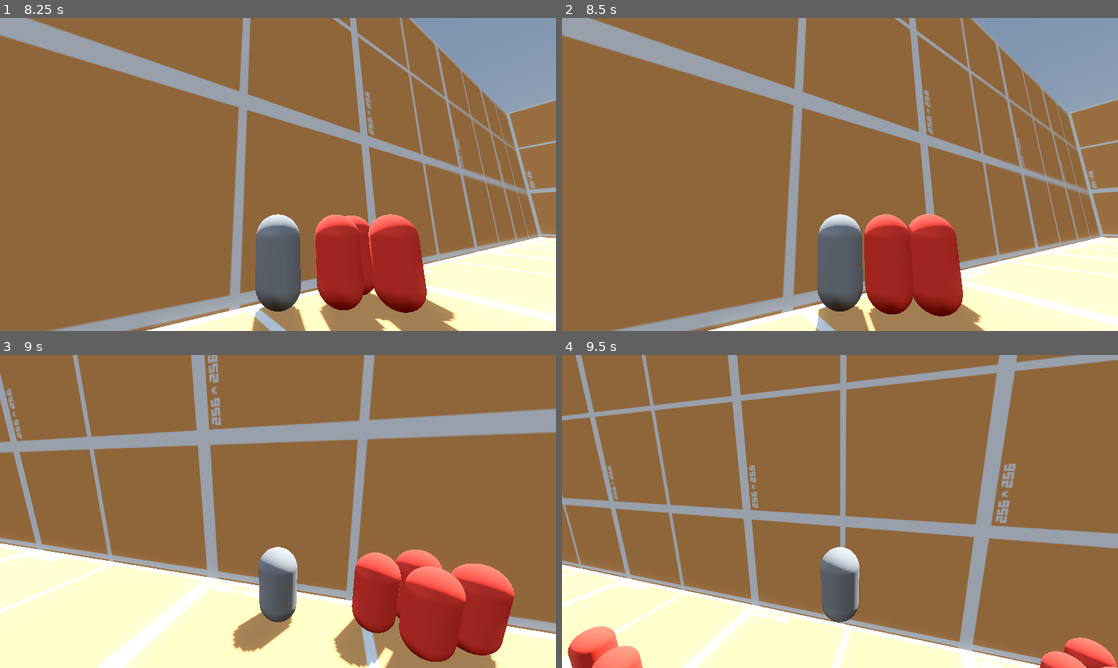
Above: before the commit, frames 1-4 (two rows, left to right).
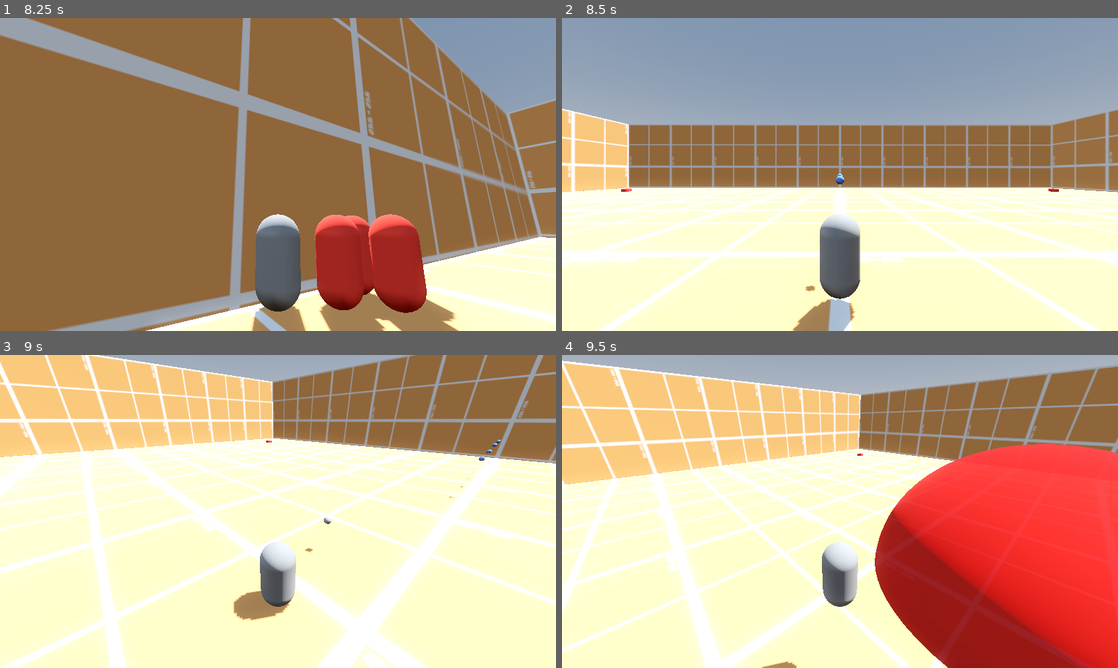
Above: after the commit, the same moments.

Repository: WrongNicholas/godot-game
Game: Godot game, scene res://level.tscn
Two runs of this game, one before a commit and one after it. Both use one fixed random seed, a clock stepped at 60 frames per second and the inputs below.
Inputs (mouse positions are in pixels of both pictures, inside the frame that each line leads up to):
- Up to frame 1 (8.25 s): tap Enter (ui_accept) at 0.5, 0.77, 1.52, 3.02, 3.77, 4.52, 6.02, 6.77, 7.52 s; move the mouse to (305, 174) at 0.52 s; press the mouse at (305, 174) at 0.53 s; hold W (forward) 0.53-5.78 s; move the mouse to (250, 174) at 1.27 s; release the mouse at (250, 174) at 1.28 s; tap G (throw) every 1.5 s from 1.35 to 7.35 s; move the mouse to (289, 168) at 2.02 s; press the mouse at (289, 168) at 2.03 s; move the mouse to (272, 180) at 2.77 s; release the mouse at (272, 180) at 2.78 s; move the mouse to (316, 177) at 3.52 s; press the mouse at (316, 177) at 3.53 s; move the mouse to (233, 171) at 4.27 s; release the mouse at (233, 171) at 4.28 s; move the mouse to (283, 174) at 5.02 s; press the mouse at (283, 174) at 5.03 s; move the mouse to (255, 168) at 5.77 s; release the mouse at (255, 168) at 5.78 s; hold D (right) 5.78-6.53 s; move the mouse to (305, 174) at 6.52 s; press the mouse at (305, 174) at 6.53 s; hold W (forward) from 6.53 s (still down); move the mouse to (250, 174) at 7.27 s; release the mouse at (250, 174) at 7.28 s; move the mouse to (289, 168) at 8.02 s; press the mouse at (289, 168) at 8.03 s
- Up to frame 2 (8.5 s): keep holding W (forward)
- Up to frame 3 (9 s): move the mouse to (272, 517) at 8.77 s; release W (forward) at 8.78 s; release the mouse at (272, 517) at 8.78 s; hold A (left) from 8.78 s (still down); tap G (throw) at 8.85 s
- Up to frame 4 (9.5 s): keep holding A (left); tap Enter (ui_accept) at 9.02 s

Frame 1 is identical in both runs. In frame 2, 70% of the frame differs, in the area x 0-100%, y 0-100%; in frame 3, 75%; in frame 4, 80%.

Commit message:
Add respawn mechanic

Diff:
--- a/Bomb.gd
+++ b/Bomb.gd
@@ -11,5 +11,4 @@
 		var explosion = explosion_scene.instantiate()
 		get_parent().add_child(explosion)
 		explosion.position = global_position
-		print("Test!")
 		queue_free()
--- a/player.gd
+++ b/player.gd
@@ -16,6 +16,8 @@
 
 @export var bomb_rate = 4.0
 var bomb_timer = 0.0
+
+@onready var label = $UserInterface/Label
 
 # Get the gravity from the project settings to be synced with RigidBody nodes.
 var gravity = ProjectSettings.get_setting("physics/3d/default_gravity")
@@ -53,6 +55,11 @@
 	if Input.is_action_just_pressed("quit"):
 		get_tree().quit()
 
+	for i in get_slide_collision_count():
+		var collision = get_slide_collision(i)
+		if collision.get_collider().is_in_group("enemies"):
+			die()
+
 	# Get the input direction and handle the movement/deceleration.
 	# As good practice, you should replace UI actions with custom gameplay actions.
 	var input_dir = Input.get_vector("left", "right", "forward", "backward")
@@ -65,6 +72,10 @@
 		velocity.z = move_toward(velocity.z, 0, SPEED)
 
 	move_and_slide()
+
+func die():
+	if get_tree():
+		get_tree().reload_current_scene()
 
 func shoot():
 	var bullet := bullet_scene.instantiate()
--- a/player.tscn
+++ b/player.tscn
@@ -6,6 +6,9 @@
 [sub_resource type="CapsuleMesh" id="CapsuleMesh_ya2sn"]
 
 [sub_resource type="CapsuleShape3D" id="CapsuleShape3D_07j4x"]
+
+[sub_resource type="LabelSettings" id="LabelSettings_p857p"]
+font_size = 80
 
 [node name="Player" type="CharacterBody3D"]
 axis_lock_angular_x = true
@@ -74,3 +77,12 @@
 position = Vector2(20, 20)
 points = PackedVector2Array(-5, 0, -15, 0)
 width = 2.0
+
+[node name="Label" type="Label" parent="UserInterface"]
+visible = false
+layout_mode = 0
+offset_left = 17.0
+offset_right = 67.0
+offset_bottom = 110.0
+text = "0"
+label_settings = SubResource("LabelSettings_p857p")
--- a/project.godot
+++ b/project.godot
@@ -56,6 +56,7 @@
 shoot={
 "deadzone": 0.5,
 "events": [Object(InputEventMouseButton,"resource_local_to_scene":false,"resource_name":"","device":-1,"window_id":0,"a …(253 unchanged characters)…
+, Object(InputEventKey,"resource_local_to_scene":false,"resource_name":"","device":-1,"window_id":0,"alt_pressed":false,"shift_pressed":false,"ctrl_pressed":false,"meta_pressed":false,"pressed":false,"keycode":67,"physical_keycode":0,"key_label":0,"unicode":99,"echo":false,"script":null)
 ]
 }
 throw={
Not shown: 1 places in player.tscn that only renumber resources
